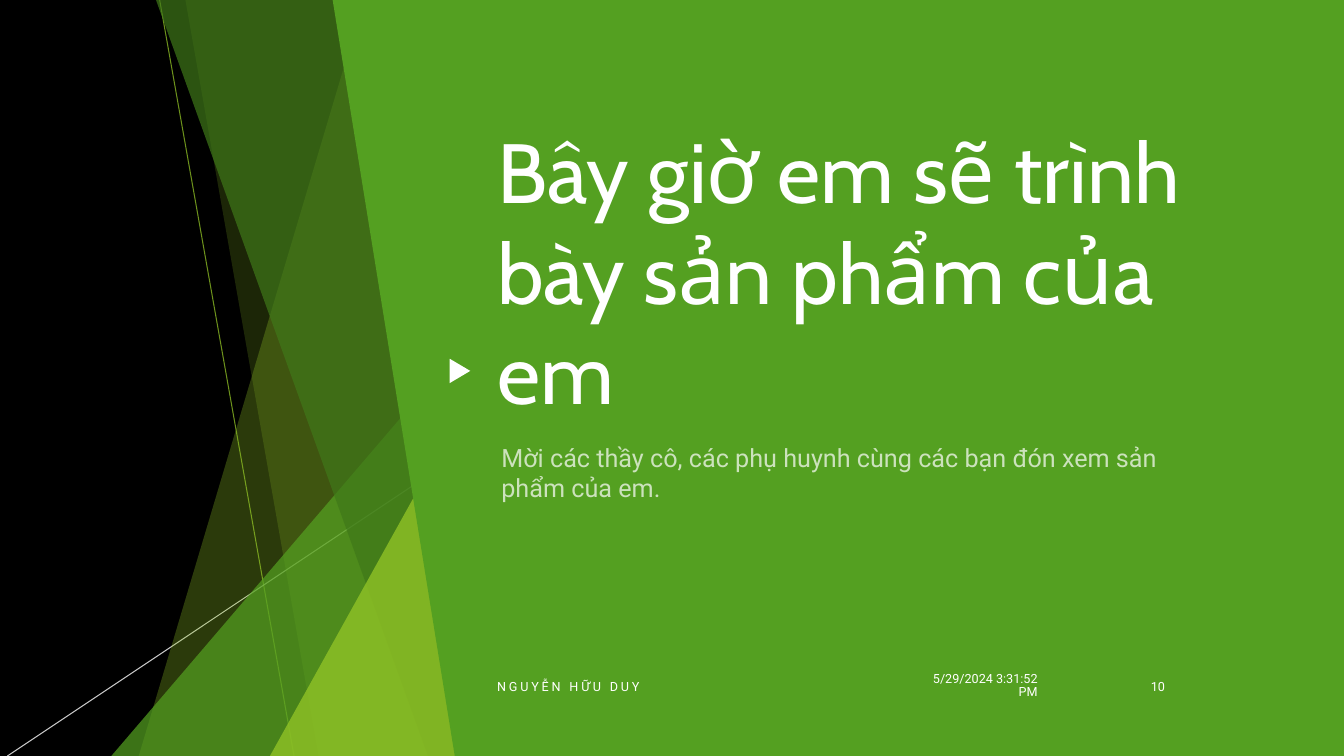
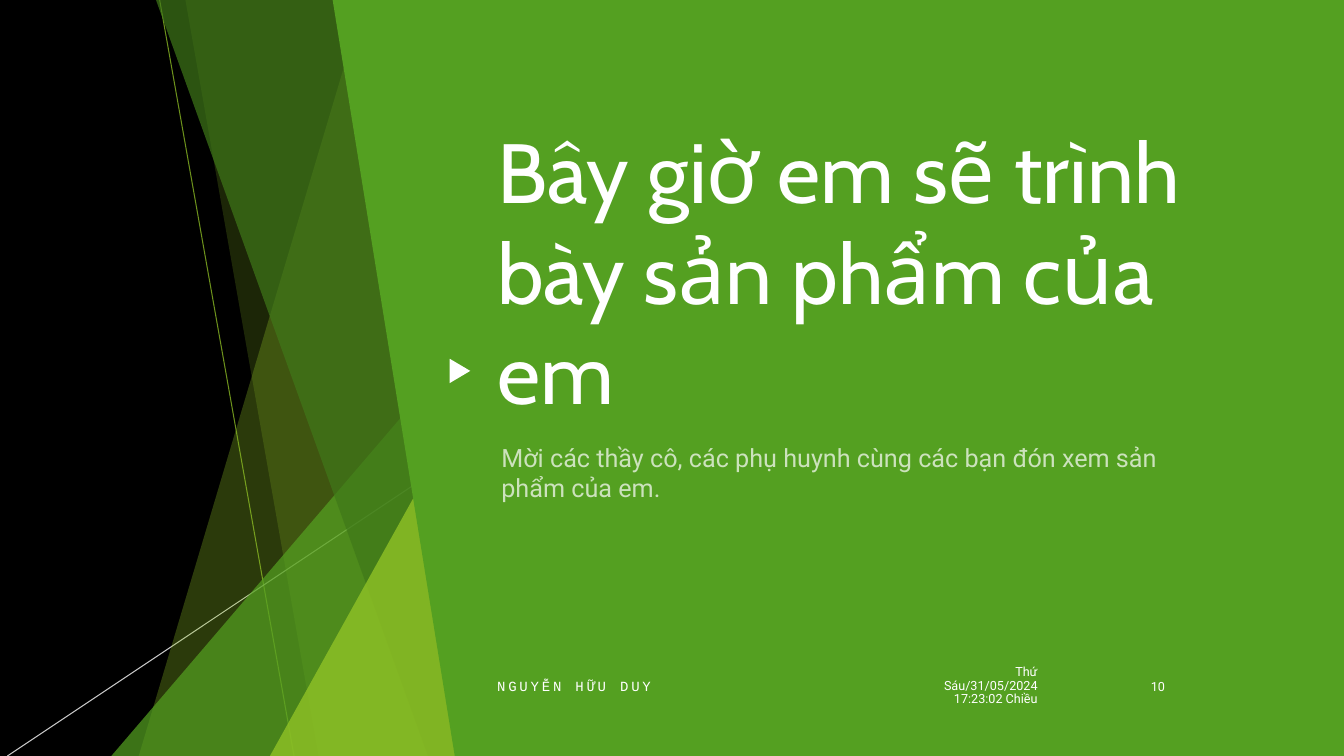
Before and after one commit to GreenSystemDuy08/TL-C4K-PTI01, a slide deck: slide 10 of PTI/SPCK/Thuyết trình.pptx. Drawn at 1344x756 pixels with LibreOffice and Linux fonts; fonts in the diff are those of the drawing. Boxes give left, top, right and bottom in pixels: in the first picture for what was removed or moved away, otherwise in the second. Text is boxed around its words. In the diff, an @@ line names an element or a change of style, - is before the commit and + after.

```diff
--- a/PTI/SPCK/Thuyết trình.pptx
+++ b/PTI/SPCK/Thuyết trình.pptx
@@ text "NGUYỄN HỮU DUY" at bbox=[497, 681, 651, 691]: size 9 to 10 pt, font Roboto to Courier New @@
@@ text at bbox=[944, 666, 1038, 703]: text changed @@
-5/29/2024 3:31:52 PM
+Thứ Sáu/31/05/2024 17:23:02 Chiều
```
Also in this commit, not shown: 10 other slides changed, 9 other files.
